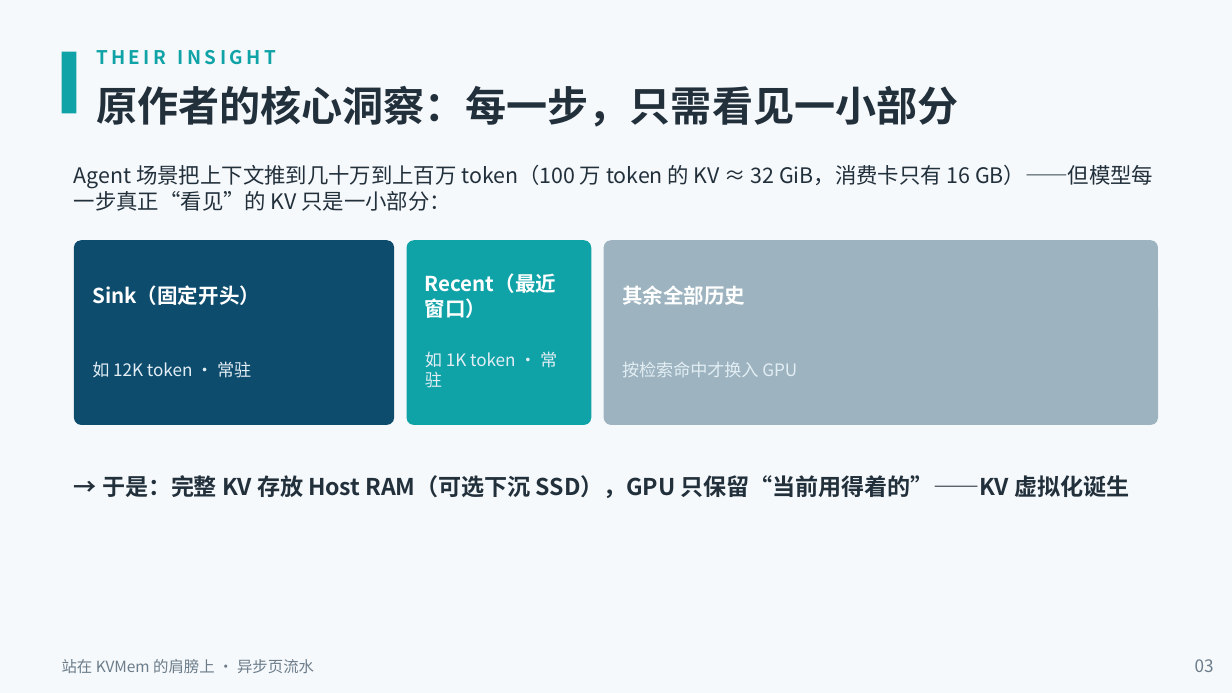
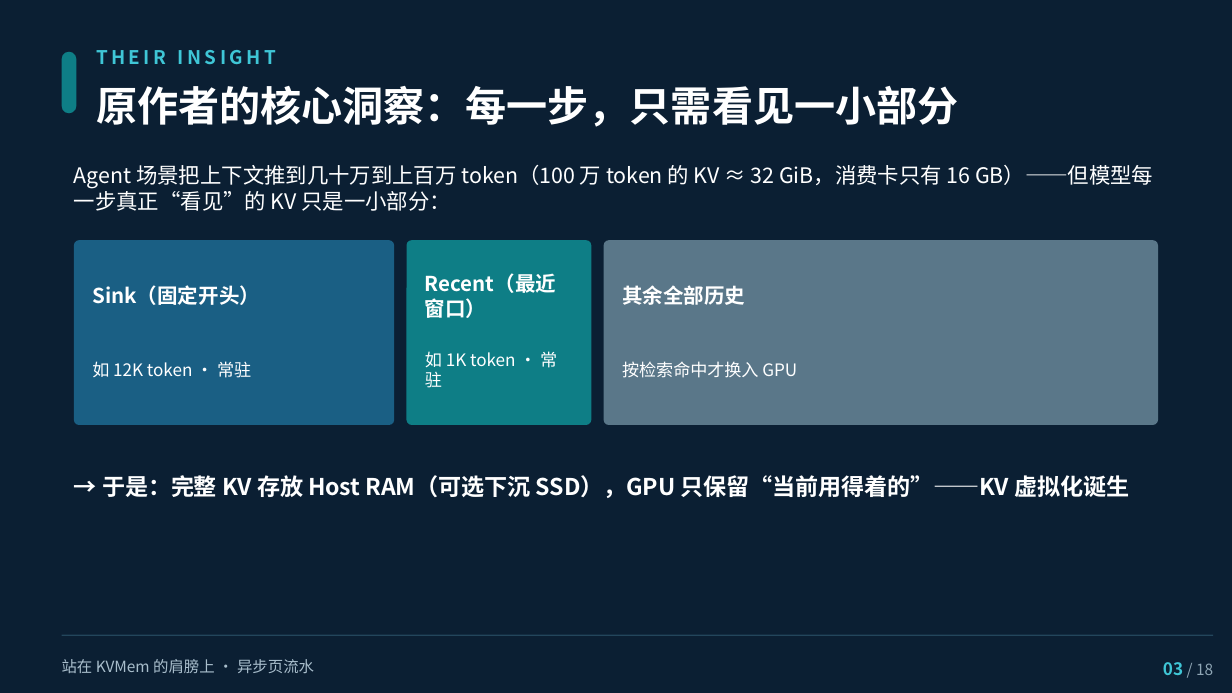
Before and after one commit to paicat1/Ninfer-KVMem-Async, a slide deck: slide 3 of docs/异步页流水-技术说明.pptx. Drawn at 1232x693 pixels with LibreOffice and Linux fonts; fonts in the diff are those of the drawing. Boxes give left, top, right and bottom in pixels: in the first picture for what was removed or moved away, otherwise in the second. Text is boxed around its words. In the diff, an @@ line names an element or a change of style, - is before the commit and + after.

```diff
--- a/docs/异步页流水-技术说明.pptx
+++ b/docs/异步页流水-技术说明.pptx
@@ background #F6F9FB to #0B1F33 @@
@@ rectangle removed at box(62, 52, 76, 113) @@
@@ rounded rectangle added at box(62, 52, 76, 113), fill #0E7E86 @@
@@ text "THEIR INSIGHT" at box(96, 50, 277, 64): text colour #0FA3A8 to #3FC6D6 @@
@@ rounded rectangle at box(74, 240, 394, 425): fill #0E4C6E to #1A5F84; proportions changed @@
@@ rounded rectangle at box(407, 240, 591, 425): fill #0FA3A8 to #0E7E86; proportions changed @@
@@ rounded rectangle at box(604, 240, 1158, 425): fill #9DB4C0 to #5A7789; proportions changed @@
@@ text colour #E3EEF4 to #FFFFFF in 3 elements at box(92, 361, 251, 378), box(425, 351, 557, 388), box(622, 361, 797, 378) @@
@@ text colour #22303C to #FFFFFF in 3 elements at box(96, 86, 958, 127), box(74, 165, 1153, 211), box(102, 475, 1129, 498) @@
@@ text "站在 KVMem 的肩膀上 · 异步页流水" at box(62, 659, 314, 674): text colour #6B7C8A to #A9BECC @@
@@ rectangle added at box(62, 634, 1214, 636), fill #23465C @@
@@ text at box(1163, 662, 1213, 675): text changed; size 10 to 9 pt; text colour #6B7C8A to #8FA6B5 @@
-03
+03 / 18
```
Also in this commit, not shown: 17 other slides changed, 8 other files.
